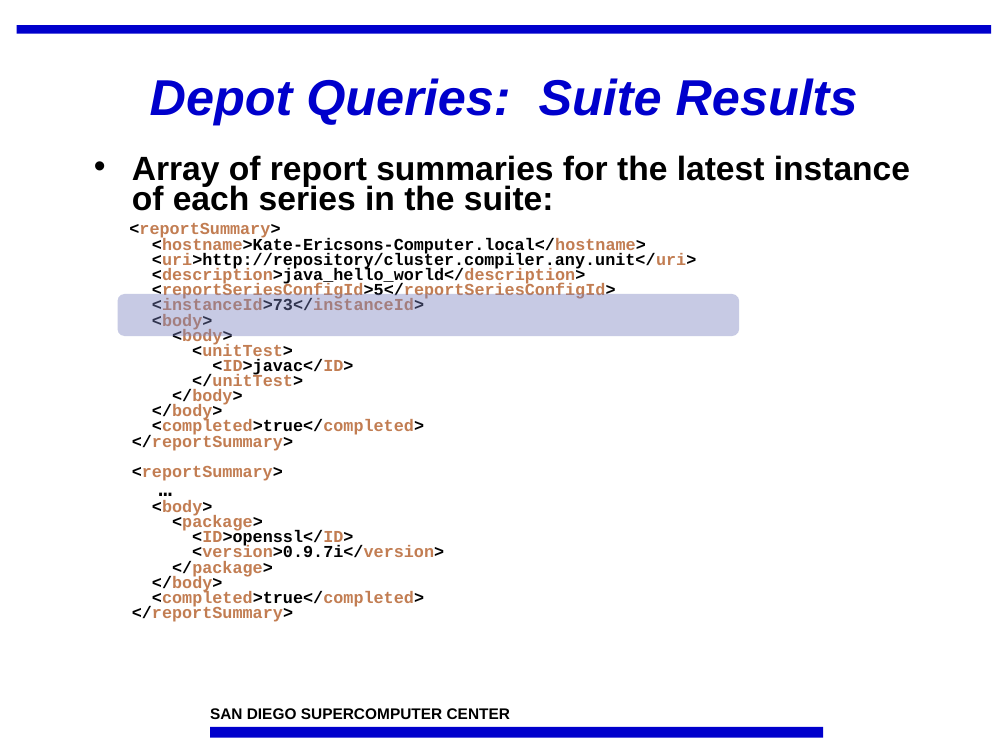
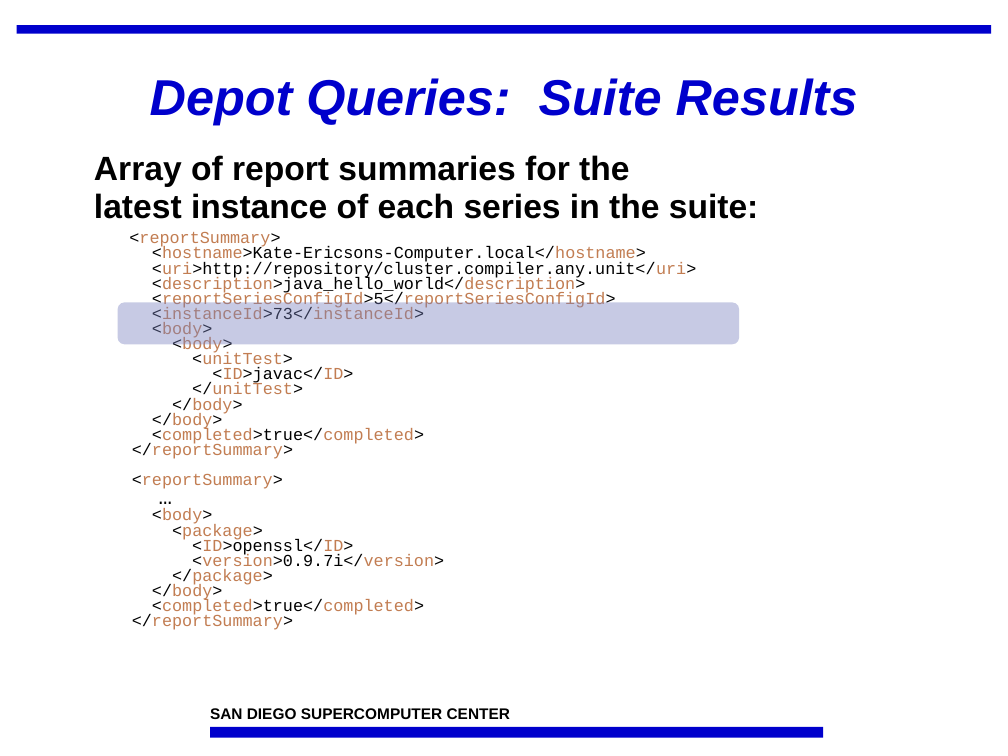
Before and after one commit to IncaProject/inca-xsede, a slide deck: slide 4 of talks/feb-06-workshop/dataConsumers.ppt. Drawn at 1008x756 pixels with LibreOffice and Linux fonts; fonts in the diff are those of the drawing; background and template pictures are left out. Boxes give left, top, right and bottom in pixels: in the first picture for what was removed or moved away, otherwise in the second. Text is boxed around its words. In the diff, an @@ line names an element or a change of style, - is before the commit and + after.

```diff
--- a/talks/feb-06-workshop/dataConsumers.ppt
+++ b/talks/feb-06-workshop/dataConsumers.ppt
@@ text at [94,155,759,219]: text changed @@
-• Array of report summaries for the latest instance of each series in the suite:
+Array of report summaries for the
+latest instance of each series in the suite:
@@ text at [129,232,696,630]: bold off in "<reportSummary> <hostname>Kate-Ericsons-Computer.local</host ..." @@
@@ rounded rectangle: place and size @@
-rounded rectangle at [118,294,740,337]
+rounded rectangle at [118,302,740,345]
```
Also in this commit, not shown: 6 other slides changed, 1 slide added.
